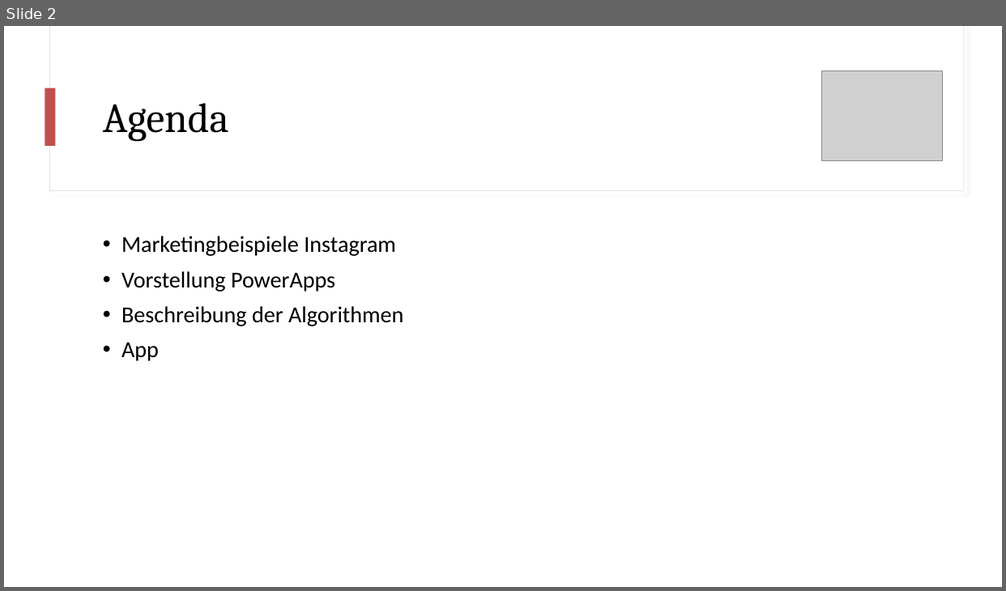
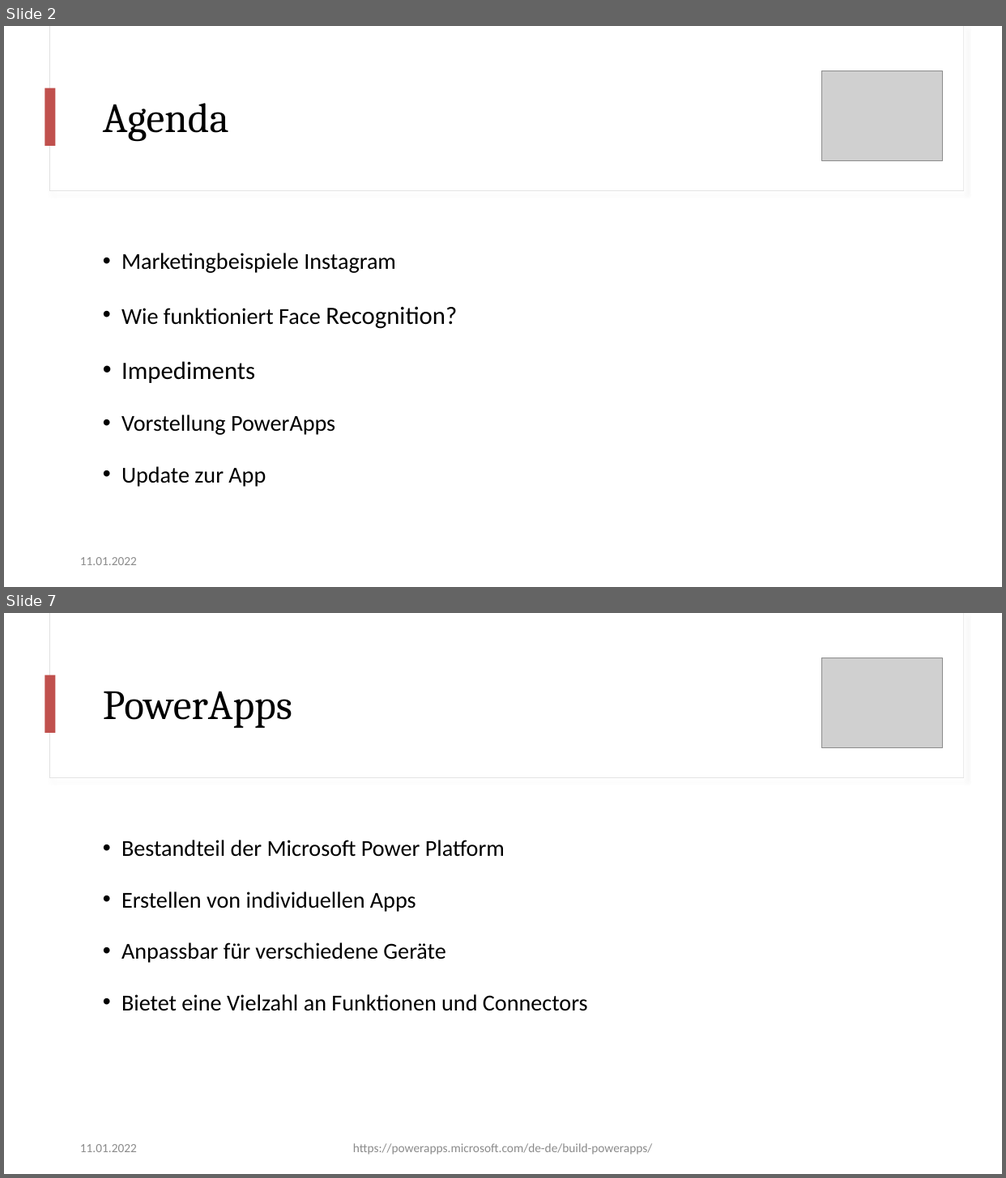
Before and after one commit to florian-frey/FaceBank, a slide deck: presentations/presentation-22_01_13.pptx. Shown one above the other, each under a label of ours: slide 2 before the commit, slides 2 and 7 after it; the slides between them are not shown. The pictures are 1006x591 and 1006x1178 pixels, drawn with LibreOffice and Linux fonts; fonts in the diff are those of the drawing; grey boxes stand for pictures. Boxes give left, top, right and bottom in pixels: in the first picture for what was removed or moved away, otherwise in the second. Text is boxed around its words. In the diff, an @@ line names an element or a change of style, - is before the commit and + after.

```diff
--- a/presentations/presentation-22_01_13.pptx
+++ b/presentations/presentation-22_01_13.pptx
@@ slide 7 added at (4,613,1002,1174), background #FFFFFF @@
@@ rectangle added at (49,613,964,778), fill #FFFFFF, outline #E1E1E1 0.75 pt @@
@@ rectangle added at (50,613,964,777), fill #FFFFFF @@
@@ picture added at (822,658,942,747) @@
@@ rectangle added at (45,675,56,733), fill #C0504D @@
@@ title added at (103,691,292,728), 40 pt, text #000000 @@
+PowerApps
@@ text added at (121,840,588,1012), 22 pt, text #000000 @@
+• Bestandteil der Microsoft Power Platform
+• Erstellen von individuellen Apps
+• Anpassbar für verschiedene Geräte
+• Bietet eine Vielzahl an Funktionen und Connectors
@@ text added at (80,1144,137,1152), 12 pt, text #8C8C8C @@
+11.01.2022
@@ text added at (353,1144,653,1155), 12 pt, text #8C8C8C @@
+https://powerapps.microsoft.com/de-de/build-powerapps/
@@ slide 2 changed as well @@
@@ text at (121,253,396,435): line spacing 0.9 to 1.5 @@
@@ text at (121,306,457,383): paragraphs added @@
+• Wie funktioniert Face Recognition?
+• Impediments
@@ text at (121,467,266,487): text changed @@
-• Beschreibung der Algorithmen
-• App
+• Update zur App
@@ text added at (80,557,137,565), 12 pt, text #8C8C8C @@
+11.01.2022
```
Also in this commit, not shown: 1 other slide changed, 7 other slides added, 1 slide removed.
